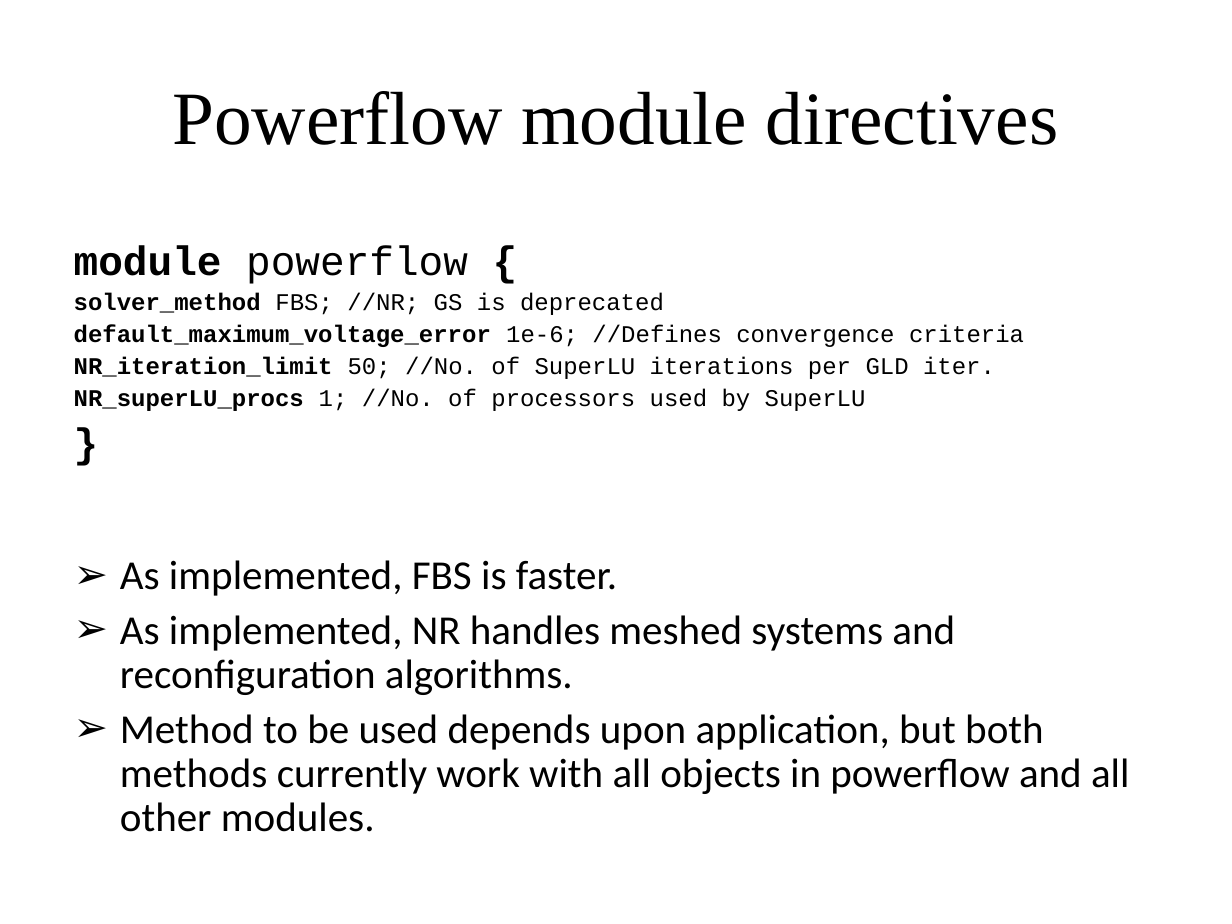
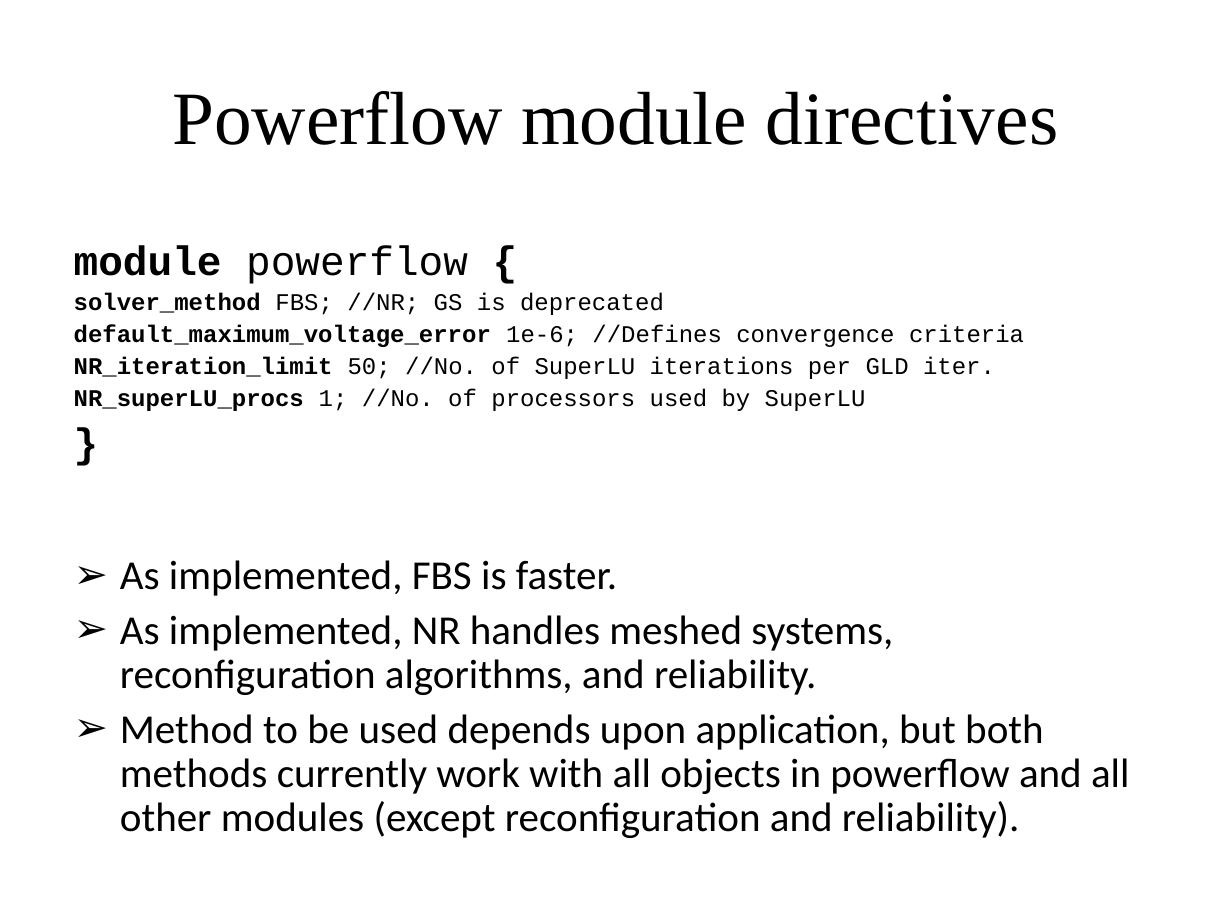
Before and after one commit to gridlab-d/course, a slide deck: slide 56 of FourDayCourse/4.1 - Powerflow Module.ppt (slide 54 before the commit). Drawn at 1232x924 pixels with LibreOffice and Linux fonts; fonts in the diff are those of the drawing. Boxes give left, top, right and bottom in pixels: in the first picture for what was removed or moved away, otherwise in the second. Text is boxed around its words. In the diff, an @@ line names an element or a change of style, - is before the commit and + after.

```diff
--- a/FourDayCourse/4.1 - Powerflow Module.ppt
+++ b/FourDayCourse/4.1 - Powerflow Module.ppt
@@ text at bbox=[120, 615, 1129, 838]: text changed @@
-➢ As implemented, NR handles meshed systems and reconfiguration algorithms.
-➢ Method to be used depends upon application, but both methods currently work with all objects in powerflow and all other modules.
+➢ As implemented, NR handles meshed systems, reconfiguration algorithms, and reliability.
+➢ Method to be used depends upon application, but both methods currently work with all objects in powerflow and all other modules (except reconfiguration and reliability).
```
Also in this commit, not shown: 30 other slides changed, 2 slides added, 5 slides removed.
